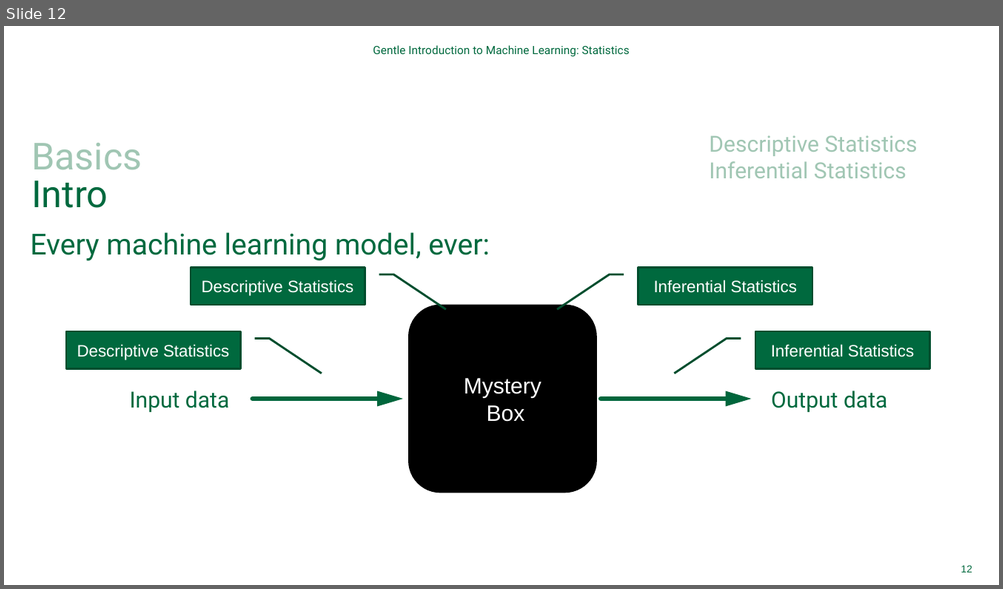
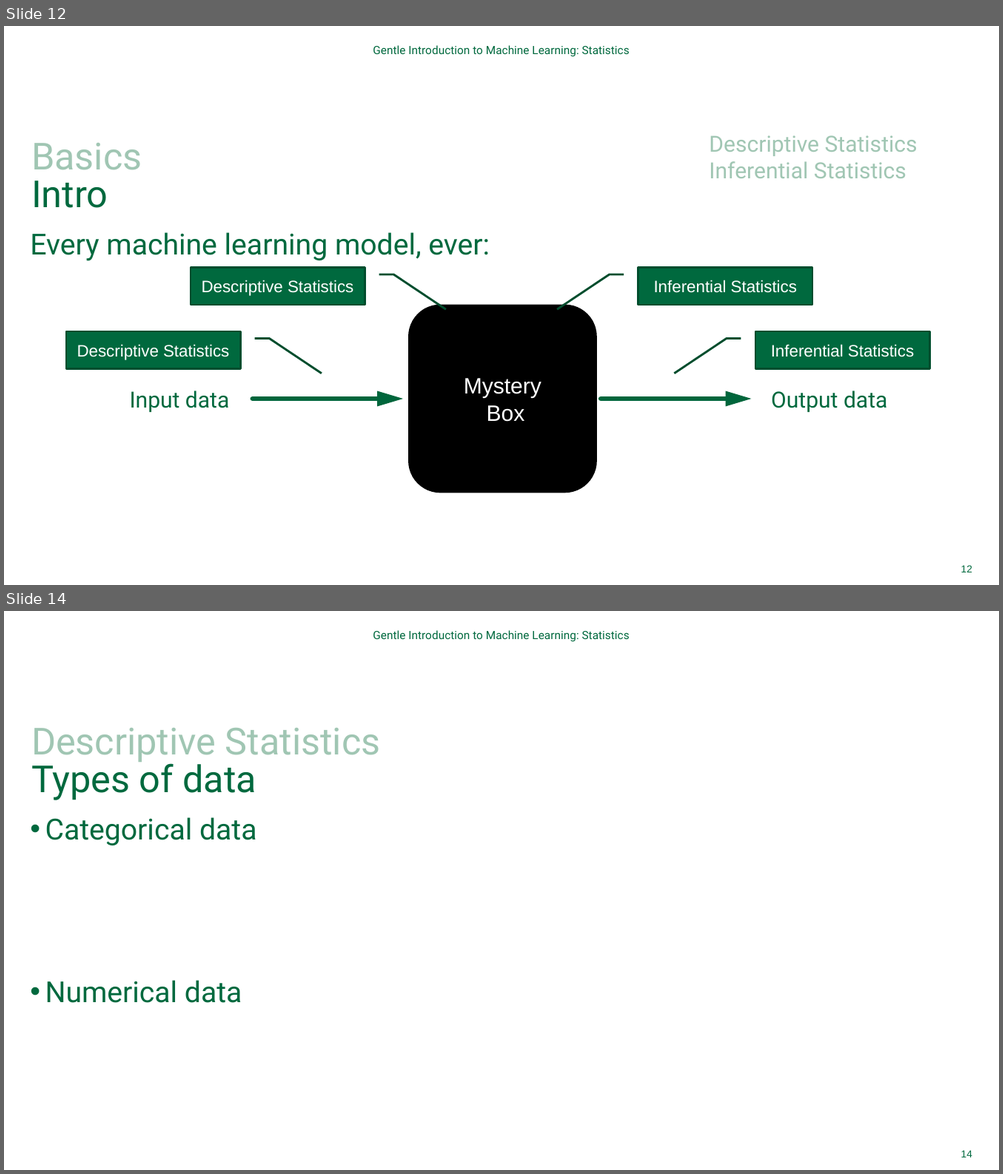
Before and after one commit to Dartmouth-Libraries/gentle-intro-to-statistics, a slide deck: ppt/Gentle-Intro-to-Statistics.pptx. Shown one above the other, each under a label of ours: slide 12 before the commit, slides 12 and 14 after it; the slides between them are not shown. The pictures are 1003x589 and 1003x1174 pixels, drawn with LibreOffice and Linux fonts; fonts in the diff are those of the drawing; background and template pictures are left out. Boxes give left, top, right and bottom in pixels: in the first picture for what was removed or moved away, otherwise in the second. Text is boxed around its words. In the diff, an @@ line names an element or a change of style, - is before the commit and + after.

```diff
--- a/ppt/Gentle-Intro-to-Statistics.pptx
+++ b/ppt/Gentle-Intro-to-Statistics.pptx
@@ slide 14 added at (4, 611, 999, 1170), background #FFFFFF @@
@@ text added at (373, 630, 629, 642), 11 pt, text #00693E @@
+Gentle Introduction to Machine Learning: Statistics
@@ title added at (31, 728, 381, 800), 36 pt, text #A0C6B3 @@
+Descriptive Statistics
+Types of data
@@ text added at (45, 817, 256, 1003), 28 pt, text #00693E @@
+• Categorical data
+• Numerical data
@@ page number added at (961, 1150, 972, 1158), 9.8 pt, text #00693E @@
+14
```
Also in this commit, not shown: 1 slide changed, 3 other slides added.
